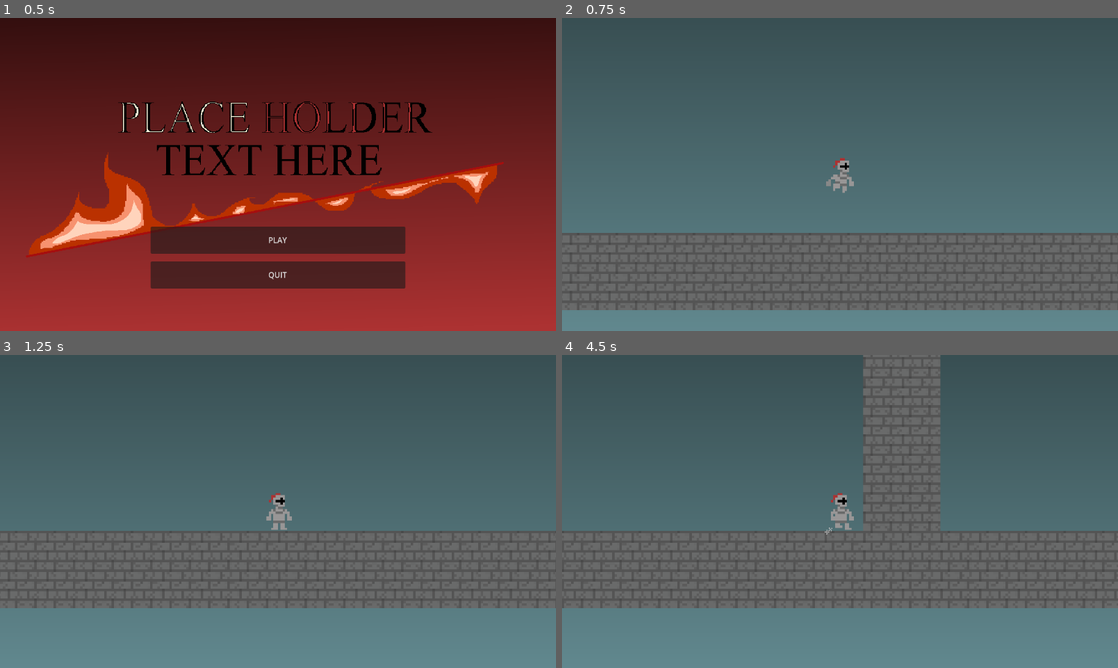
Above: before the commit, frames 1-4 (two rows, left to right).
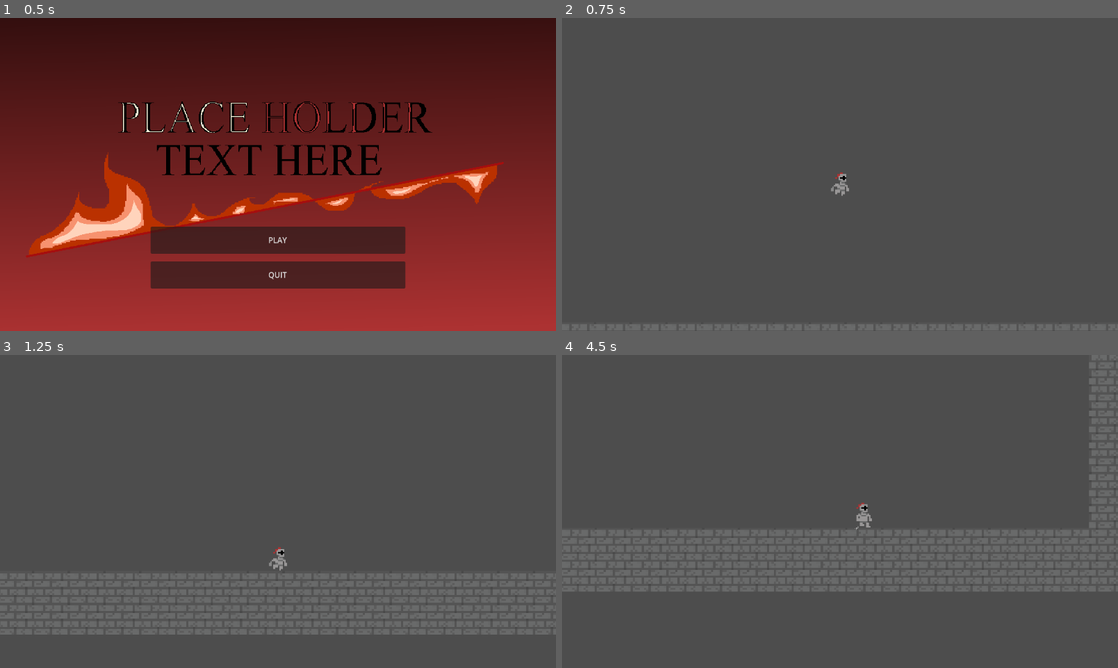
Above: after the commit, the same moments.

Repository: Owen-Harper25/Hollow-Clone
Game: Godot game, scene res://Scenes/title_screen_gui.tscn
Two runs of this game, one before a commit and one after it. Both use one fixed random seed, a clock stepped at 60 frames per second and the inputs below.
Inputs:
- Up to frame 1 (0.5 s): no input
- Up to frame 2 (0.75 s): click "PLAY" at 0.5 s
- Up to frame 3 (1.25 s): no input
- Up to frame 4 (4.5 s): hold D (right) 1.28-2.78 s; tap Shift (sprint) every 0.75 s from 1.35 to 4.35 s; tap Space (jump) at 1.52, 2.27, 3.77 s; hold A (left) 2.78-3.53 s; hold D (right) from 3.53 s (still down)

Frame 1 is identical in both runs. In frame 2, 55% of the frame differs, in the area x 0-100%, y 32-100%; in frame 3, 49%; in frame 4, 47%.

Commit message:
Smooth Camera

Diff:
--- /dev/null
+++ b/Scenes/Subpixel.gdshader
@@ -0,0 +1,16 @@
+shader_type canvas_item;
+
+uniform vec2 cam_offset = vec2(0.0, 0.0);
+
+void vertex() {
+	VERTEX += cam_offset;
+}
+
+void fragment() {
+	// Called for every pixel the material is visible on.
+}
+
+//void light() {
+//	// Called for every pixel for every light affecting the CanvasItem.
+//	// Uncomment to replace the default light processing function with this one.
+//}
--- /dev/null
+++ b/Scenes/game_manager.tscn
@@ -0,0 +1,19 @@
+[gd_scene load_steps=4 format=3 uid="uid://bhpa4osybcxmh"]
+
+[ext_resource type="PackedScene" uid="uid://cs5nehq6fugxq" path="res://Scenes/testmap.tscn" id="1_sq00h"]
+[ext_resource type="PackedScene" uid="uid://ba6pf7ajyadmn" path="res://Scenes/player.tscn" id="2_mmt5l"]
+[ext_resource type="Script" uid="uid://bxw3oecys3lra" path="res://SmoothCamera.gd" id="3_fgdfb"]
+
+[node name="Game Manager" type="Node2D"]
+
+[node name="MainGround" parent="." instance=ExtResource("1_sq00h")]
+position = Vector2(-1040, -693)
+scale = Vector2(1.8536633, 1.6507941)
+
+[node name="Player" parent="." instance=ExtResource("2_mmt5l")]
+z_index = 1
+
+[node name="Camera2D" type="Camera2D" parent="."]
+scale = Vector2(3, 3)
+zoom = Vector2(2.5, 2.5)
+script = ExtResource("3_fgdfb")
--- /dev/null
+++ b/Scenes/main.tscn
@@ -0,0 +1,27 @@
+[gd_scene load_steps=4 format=3 uid="uid://dckgnnhbevn5d"]
+
+[ext_resource type="Shader" uid="uid://d38jqog0lli61" path="res://Scenes/Subpixel.gdshader" id="1_bo1nx"]
+[ext_resource type="PackedScene" uid="uid://bhpa4osybcxmh" path="res://Scenes/game_manager.tscn" id="1_jjgbg"]
+
+[sub_resource type="ShaderMaterial" id="ShaderMaterial_8gbba"]
+shader = ExtResource("1_bo1nx")
+shader_parameter/cam_offset = Vector2(0, 0)
+
+[node name="Main" type="Node2D"]
+
+[node name="SubViewportContainer" type="SubViewportContainer" parent="."]
+texture_filter = 1
+material = SubResource("ShaderMaterial_8gbba")
+offset_left = -4.0
+offset_top = -4.0
+offset_right = 478.0
+offset_bottom = 268.0
+scale = Vector2(4, 4)
+
+[node name="SubViewport" type="SubViewport" parent="SubViewportContainer"]
+handle_input_locally = false
+size = Vector2i(482, 272)
+render_target_update_mode = 4
+
+[node name="Game Manager" parent="SubViewportContainer/SubViewport" instance=ExtResource("1_jjgbg")]
+texture_filter = 1
--- a/Scenes/player.tscn
+++ b/Scenes/player.tscn
@@ -109,7 +109,7 @@
 }
 
 [node name="Player" type="CharacterBody2D"]
-scale = Vector2(3, 3)
+scale = Vector2(4, 4)
 collision_layer = 3
 collision_mask = 3
 script = ExtResource("1_onrkg")
@@ -130,9 +130,6 @@
 &"": SubResource("AnimationLibrary_hqtel")
 }
 
-[node name="Camera2D" type="Camera2D" parent="."]
-zoom = Vector2(5, 5)
-
 [node name="ParticleTimer" type="Timer" parent="."]
 wait_time = 0.1
 
--- a/Scenes/testmap.tscn
+++ b/Scenes/testmap.tscn
@@ -1,7 +1,6 @@
-[gd_scene load_steps=8 format=4 uid="uid://cs5nehq6fugxq"]
+[gd_scene load_steps=7 format=4 uid="uid://cs5nehq6fugxq"]
 
 [ext_resource type="Texture2D" uid="uid://bpkjn456r15wi" path="res://Assets/Sprites/Dungeon Set2.png" id="1_julm7"]
-[ext_resource type="PackedScene" uid="uid://ba6pf7ajyadmn" path="res://Scenes/player.tscn" id="2_axgwx"]
 [ext_resource type="Texture2D" uid="uid://k13hwk0i7umv" path="res://Assets/Sprites/Background.png" id="3_owteh"]
 
 [sub_resource type="TileSetAtlasSource" id="TileSetAtlasSource_axgwx"]
@@ -61,11 +60,8 @@
 z_index = -1
 tile_set = SubResource("TileSet_8vdae")
 
-[node name="Player" parent="." instance=ExtResource("2_axgwx")]
-position = Vector2(576, 461)
-
 [node name="ParallexFolder" type="Node2D" parent="."]
-position = Vector2(576, 324)
+position = Vector2(318, 360)
 
 [node name="Parallax2D" type="Parallax2D" parent="ParallexFolder"]
 scroll_scale = Vector2(0.9, 0)
--- a/Scripts/player.gd
+++ b/Scripts/player.gd
@@ -34,7 +34,7 @@
 ## Enable/Disable sprinting
 @export var ENABLE_SPRINT := true
 ## Enable/Disable Wall Jumping
-@export var ENABLE_WALL_JUMPING := false
+@export var ENABLE_WALL_JUMPING := true
 
 @export_group("Input Map Actions")
 # Input Map actions related to each movement direction, jumping, and sprinting.  Set each to their related
--- a/Scripts/title_screen_gui.gd
+++ b/Scripts/title_screen_gui.gd
@@ -1,7 +1,7 @@
 extends Control
 
 func _on_play_game_button_down() -> void:
-	get_tree().change_scene_to_file("res://Scenes/testmap.tscn")
+	get_tree().change_scene_to_file("res://Scenes/game_manager.tscn")
 	pass # Replace with function body.
 
 func _on_quit_game_button_down() -> void:
--- /dev/null
+++ b/SmoothCamera.gd
@@ -0,0 +1,12 @@
+extends Camera2D
+
+#var actual_cam_pos : Vector2
+
+func _process(delta: float) -> void:
+	position = position.lerp($"../Player".position, delta * 5)
+
+	#var cam_subpixel_offset = actual_cam_pos.round() - actual_cam_pos
+#
+	#get_parent().get_parent().get_parent().material.set_shader_parameter("cam_offset", cam_subpixel_offset)
+	#
+	#global_position = actual_cam_pos.round()
--- a/project.godot
+++ b/project.godot
@@ -61,3 +61,5 @@
 [rendering]
 
 textures/canvas_textures/default_texture_filter=0
+renderer/canvas_textures/default_texture_filter=1
+renderer/main_scene="uid://bycbvvxvjb035"
Not shown, added: Scenes/Subpixel.gdshader.uid
Not shown, added: SmoothCamera.gd.uid
